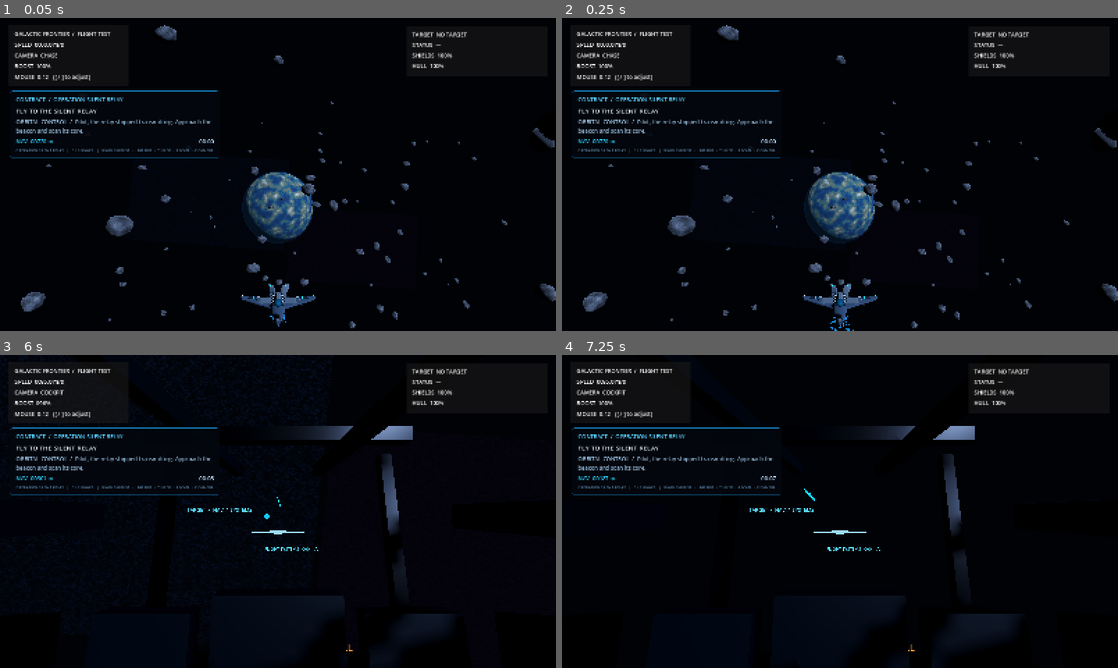
Above: before the commit, frames 1-4 (two rows, left to right).
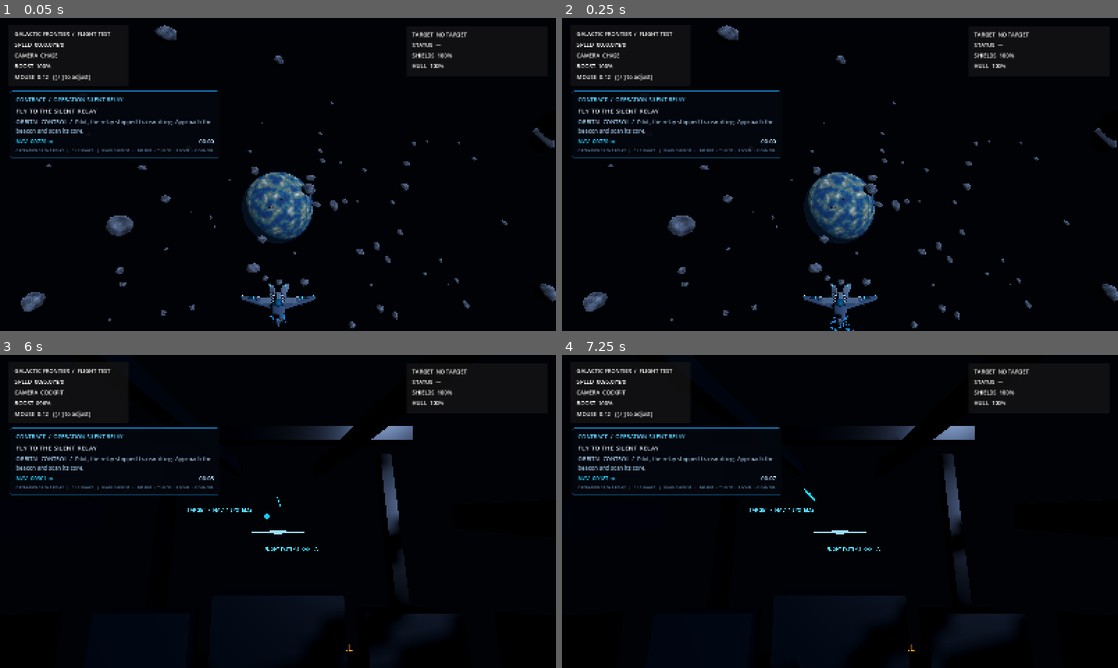
Above: after the commit, the same moments.

Repository: valdissor1990-ui/GALACTIC-FRONTIER
Game: Godot game, scene res://scenes/bootstrap/main.tscn
The game is run twice, just before and just after one commit, with the same random seed, the same clock (stepped at 60 frames per second) and the same inputs.
Inputs (mouse positions are in pixels of both pictures, inside the frame that each line leads up to):
- Up to frame 1 (0.05 s): no input
- Up to frame 2 (0.25 s): no input
- Up to frame 3 (6 s): tap Enter at 0.5 s; move the mouse to (305, 511) at 0.52 s; hold Shift (boost) 0.53-1.28 s; hold W (move_forward) 0.53-5.78 s; move the mouse to (250, 511) at 1.27 s; click (250, 511) at 1.35 s; move the mouse to (289, 505) at 2.02 s; hold Y (target_clear) 2.03-2.78 s; move the mouse to (272, 517) at 2.77 s; tap T (target_lock) at 2.85 s; move the mouse to (316, 514) at 3.52 s; hold C (toggle_camera) 3.53-4.28 s; move the mouse to (233, 508) at 4.27 s; tap F at 4.35 s; move the mouse to (283, 511) at 5.02 s; hold Shift (boost) 5.03-5.78 s; move the mouse to (255, 505) at 5.77 s; hold D (move_right) from 5.78 s (still down); click (255, 505) at 5.85 s
- Up to frame 4 (7.25 s): move the mouse to (867, 511) at 6.52 s; release D (move_right) at 6.53 s; hold W (move_forward) from 6.53 s (still down); hold Y (target_clear) from 6.53 s (still down)

The runs differ from the first frame. In frame 3, 0.4% of the frame differs, in the area x 0-60%, y 0-88%; in frame 4, nothing differs.

Commit message:
Disable incompatible nebula and GI features on GL compatibility renderer

Diff:
--- a/scripts/environment/space_environment.gd
+++ b/scripts/environment/space_environment.gd
@@ -7,13 +7,16 @@
 
 var _rng := RandomNumberGenerator.new()
 var _starfield: MultiMeshInstance3D
+var _compatibility_renderer: bool = false
 
 
 func _ready() -> void:
 	_rng.seed = 741_2026
+	_compatibility_renderer = RenderingServer.get_current_rendering_method() == "gl_compatibility"
 	_build_world_environment()
 	_build_starfield()
-	_build_nebulae()
+	if not _compatibility_renderer:
+		_build_nebulae()
 	_build_planet()
 	_build_asteroid_field()
 
@@ -49,12 +52,13 @@
 	environment.ssao_enabled = true
 	environment.ssao_radius = 2.0
 	environment.ssao_intensity = 1.15
-	environment.ssil_enabled = true
-	environment.ssil_radius = 5.0
-	environment.ssil_intensity = 0.65
-	environment.sdfgi_enabled = true
-	environment.sdfgi_cascades = 4
-	environment.sdfgi_min_cell_size = 0.2
+	if not _compatibility_renderer:
+		environment.ssil_enabled = true
+		environment.ssil_radius = 5.0
+		environment.ssil_intensity = 0.65
+		environment.sdfgi_enabled = true
+		environment.sdfgi_cascades = 4
+		environment.sdfgi_min_cell_size = 0.2
 	world.environment = environment
 	add_child(world)
 
